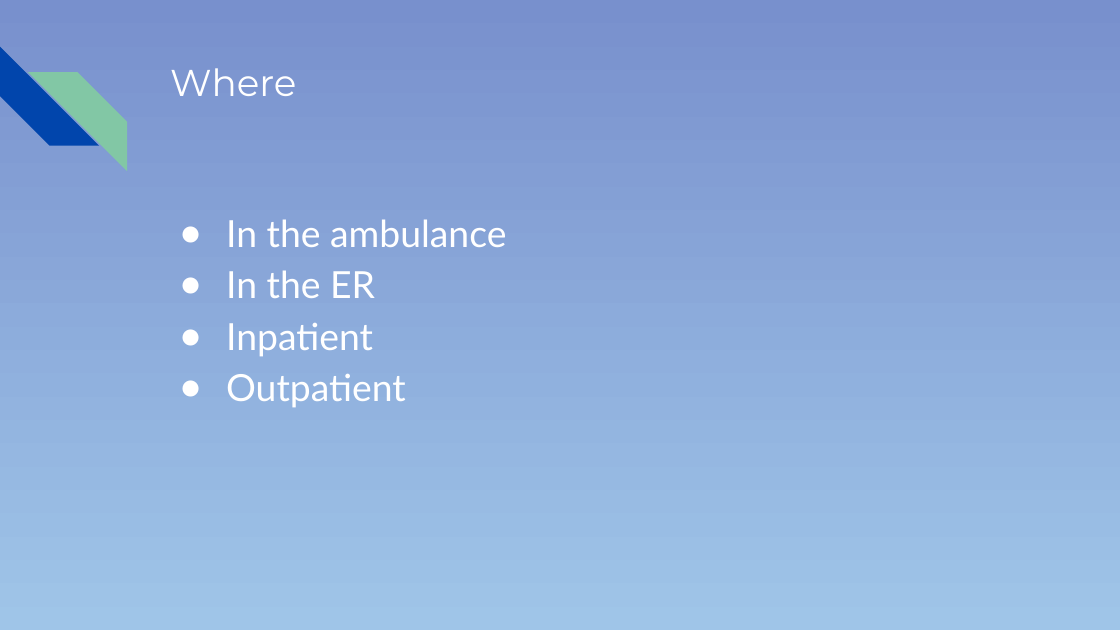
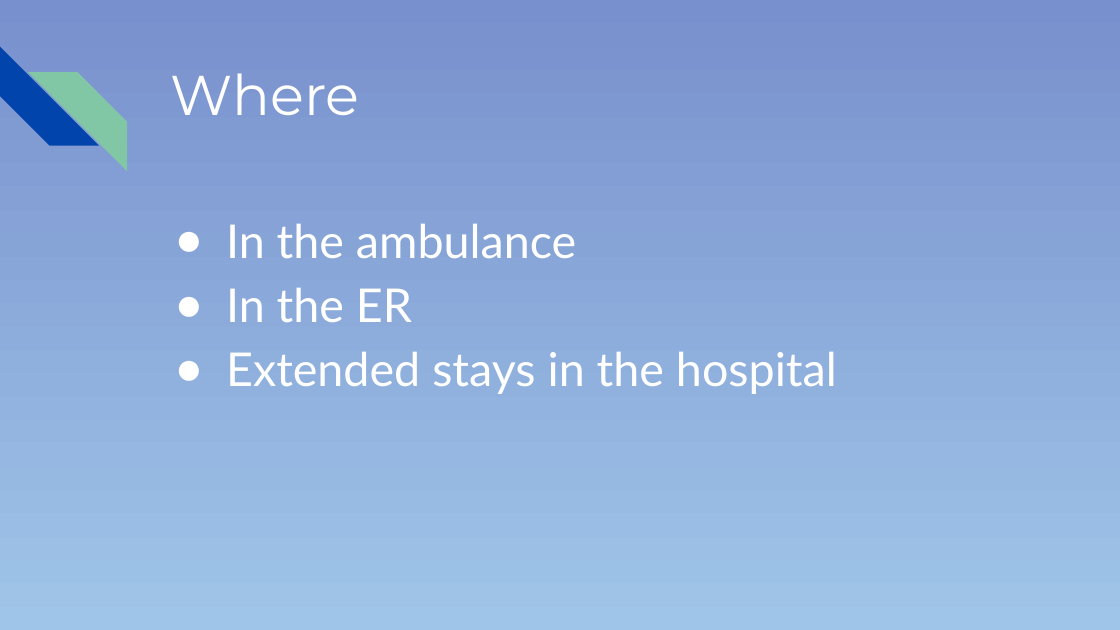
Before and after one commit to colemank0259/CSC-289_Group3, a slide deck: slide 5 of Pitch_PowerPoint.pptx. Drawn at 1120x630 pixels with LibreOffice and Linux fonts; fonts in the diff are those of the drawing. Boxes give left, top, right and bottom in pixels: in the first picture for what was removed or moved away, otherwise in the second. Text is boxed around its words. In the diff, an @@ line names an element or a change of style, - is before the commit and + after.

```diff
--- a/Pitch_PowerPoint.pptx
+++ b/Pitch_PowerPoint.pptx
@@ title "Where" at <box>170,73,359,115</box>: size 24 to 36 pt @@
@@ text at <box>226,223,576,322</box>: size 24 to 30 pt in "In the ambulance", "In the ER"; indent changed @@
@@ text at <box>226,352,837,394</box>: text changed; size 24 to 30 pt @@
-● Inpatient
-● Outpatient
+● Extended stays in the hospital
```
Also in this commit, not shown: 8 other slides changed, 4 slides added, 1 slide removed.
